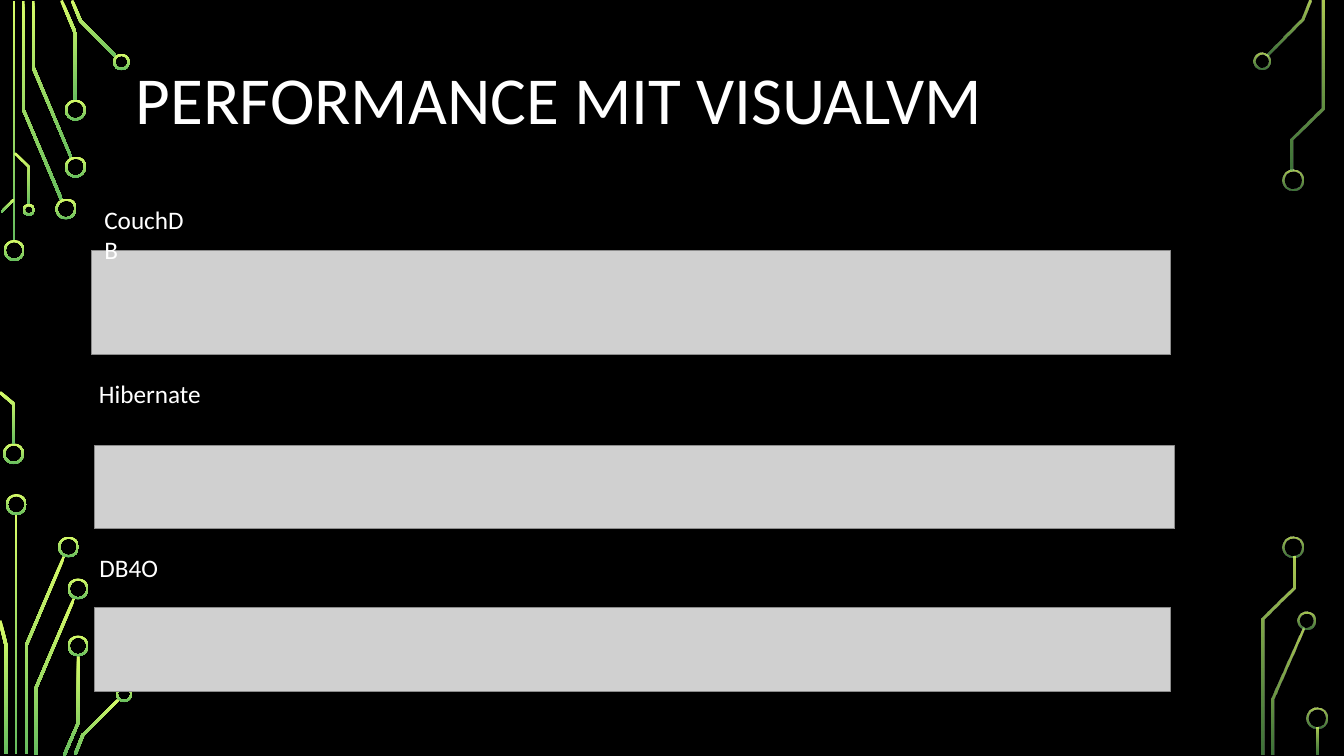
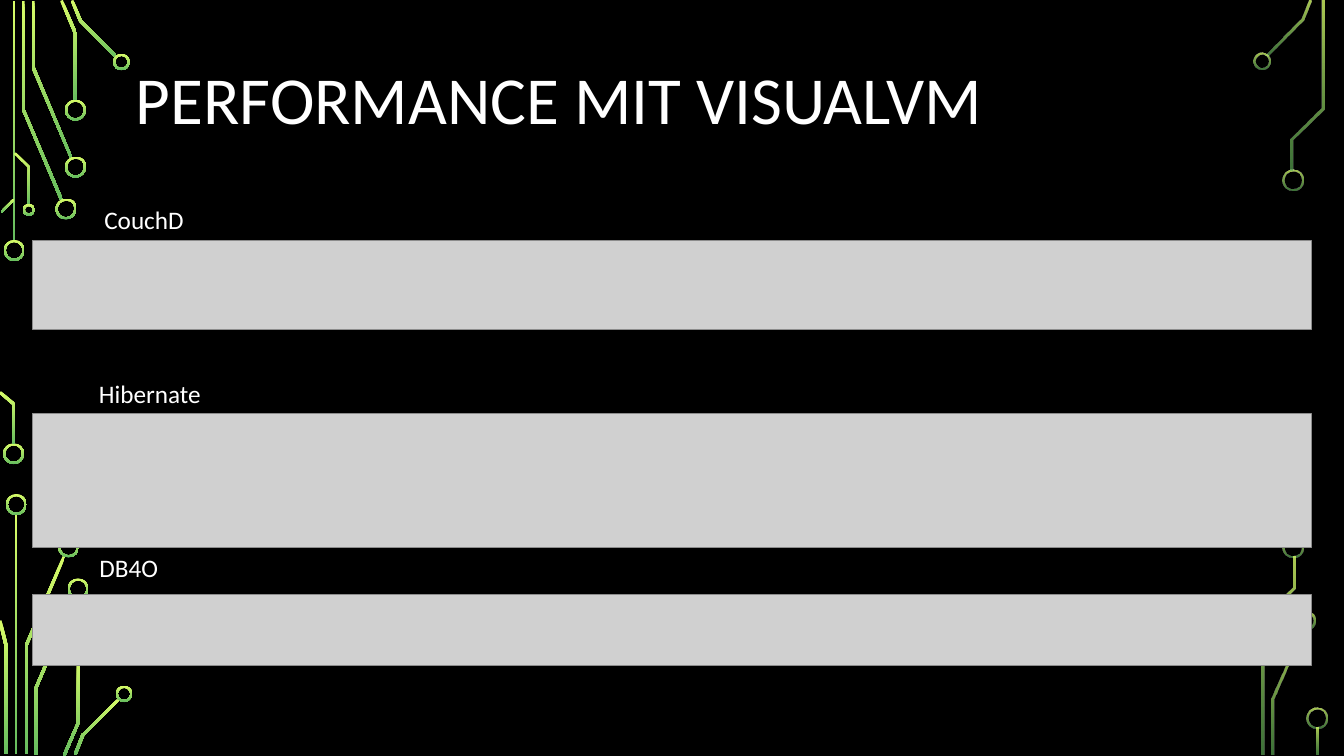
Before and after one commit to OSI-Califronia/linmabreakout, a slide deck: slide 9 of praesentation/Softwarearchitekturen.pptx. Drawn at 1344x756 pixels with LibreOffice and Linux fonts; fonts in the diff are those of the drawing; grey boxes stand for pictures; background and template pictures are left out. Boxes give left, top, right and bottom in pixels: in the first picture for what was removed or moved away, otherwise in the second. Text is boxed around its words. In the diff, an @@ line names an element or a change of style, - is before the commit and + after.

```diff
--- a/praesentation/Softwarearchitekturen.pptx
+++ b/praesentation/Softwarearchitekturen.pptx
@@ picture: place and size @@
-picture at box(92, 251, 1172, 355)
+picture at box(32, 241, 1312, 330)
@@ picture: place and size @@
-picture at box(95, 446, 1176, 528)
+picture at box(32, 413, 1312, 548)
@@ picture: place and size @@
-picture at box(95, 608, 1172, 692)
+picture at box(32, 595, 1312, 666)
@@ freeform shape removed at box(68, 635, 89, 656) @@
```
Also in this commit, not shown: 5 other slides changed, 2 slides added, 2 slides removed.
